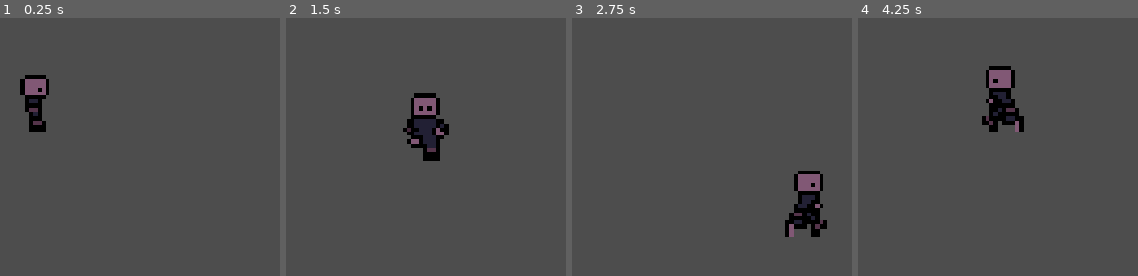
Above: before the commit, frames 1-4 (left to right).
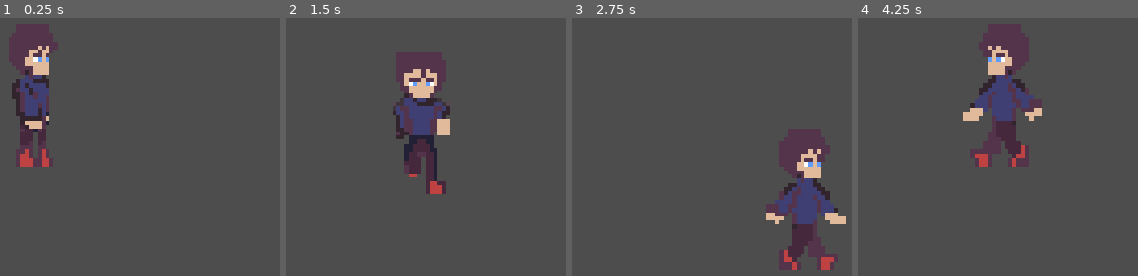
Above: after the commit, the same moments.

Repository: OmegaThe1st/Datafall
Game: Godot game, scene res://scenes/main.tscn
Two runs of this game, one before a commit and one after it. Both use one fixed random seed, a clock stepped at 60 frames per second and the inputs below.
Inputs:
- Up to frame 1 (0.25 s): no input
- Up to frame 2 (1.5 s): hold D (right) 0.53-1.28 s; hold S (down) from 1.28 s (still down)
- Up to frame 3 (2.75 s): release S (down) at 2.03 s; hold D (right) from 2.03 s (still down)
- Up to frame 4 (4.25 s): release D (right) at 2.78 s; hold W (up) 2.78-3.53 s; hold A (left) from 3.53 s (still down)

The runs differ from the first frame. In frame 1, 6.6% of the frame differs, in the area x 3-21%, y 2-58%; in frame 2, 7.7%; in frame 3, 8.6%; in frame 4, 8.7%, in the area x 37-66%, y 2-58%.

Commit message:
adding player animations
revamped the player's idle and walking animations and added attack animations.

Diff:
--- a/scenes/player.tscn
+++ b/scenes/player.tscn
@@ -1,166 +1,286 @@
 [gd_scene format=3 uid="uid://cy3g2yivqu05y"]
 
-[ext_resource type="Texture2D" uid="uid://p652gp4os3n8" path="res://assets/images/datafall_player_sprite.png" id="1_3vyb7"]
 [ext_resource type="Script" uid="uid://df6wjgweq2a78" path="res://scripts/player.gd" id="1_g2els"]
-
-[sub_resource type="AtlasTexture" id="AtlasTexture_g2els"]
-atlas = ExtResource("1_3vyb7")
-region = Rect2(0, 90, 18, 18)
+[ext_resource type="Texture2D" uid="uid://e8mwbkfq27u7" path="res://assets/images/datafall_player_basic_attack_spritesheet-export.png" id="2_dqkch"]
+[ext_resource type="Texture2D" uid="uid://blvytu83ulkpj" path="res://assets/images/datafall_player_idle_spritesheet.png" id="2_qhqgy"]
+[ext_resource type="Texture2D" uid="uid://ii3h3drnoh2o" path="res://assets/images/datafall_player_walk_spritesheet.png" id="3_qhqgy"]
+
+[sub_resource type="AtlasTexture" id="AtlasTexture_jc3p3"]
+atlas = ExtResource("2_dqkch")
+region = Rect2(0, 68, 32, 34)
+
+[sub_resource type="AtlasTexture" id="AtlasTexture_hax0n"]
+atlas = ExtResource("2_dqkch")
+region = Rect2(32, 68, 32, 34)
+
+[sub_resource type="AtlasTexture" id="AtlasTexture_t4otl"]
+atlas = ExtResource("2_dqkch")
+region = Rect2(64, 68, 32, 34)
+
+[sub_resource type="AtlasTexture" id="AtlasTexture_j2b1d"]
+atlas = ExtResource("2_dqkch")
+region = Rect2(96, 68, 32, 34)
+
+[sub_resource type="AtlasTexture" id="AtlasTexture_cs1tg"]
+atlas = ExtResource("2_dqkch")
+region = Rect2(128, 68, 32, 34)
+
+[sub_resource type="AtlasTexture" id="AtlasTexture_2dvfe"]
+atlas = ExtResource("2_dqkch")
+region = Rect2(160, 68, 32, 34)
+
+[sub_resource type="AtlasTexture" id="AtlasTexture_giy8y"]
+atlas = ExtResource("2_dqkch")
+region = Rect2(0, 0, 32, 34)
+
+[sub_resource type="AtlasTexture" id="AtlasTexture_fdfoy"]
+atlas = ExtResource("2_dqkch")
+region = Rect2(32, 0, 32, 34)
+
+[sub_resource type="AtlasTexture" id="AtlasTexture_hhpqf"]
+atlas = ExtResource("2_dqkch")
+region = Rect2(64, 0, 32, 34)
+
+[sub_resource type="AtlasTexture" id="AtlasTexture_g5jhy"]
+atlas = ExtResource("2_dqkch")
+region = Rect2(96, 0, 32, 34)
+
+[sub_resource type="AtlasTexture" id="AtlasTexture_holxr"]
+atlas = ExtResource("2_dqkch")
+region = Rect2(128, 0, 32, 34)
+
+[sub_resource type="AtlasTexture" id="AtlasTexture_mx1m4"]
+atlas = ExtResource("2_dqkch")
+region = Rect2(160, 0, 32, 34)
+
+[sub_resource type="AtlasTexture" id="AtlasTexture_4gjji"]
+atlas = ExtResource("2_dqkch")
+region = Rect2(0, 34, 32, 34)
+
+[sub_resource type="AtlasTexture" id="AtlasTexture_u2ulf"]
+atlas = ExtResource("2_dqkch")
+region = Rect2(32, 34, 32, 34)
+
+[sub_resource type="AtlasTexture" id="AtlasTexture_6e8lb"]
+atlas = ExtResource("2_dqkch")
+region = Rect2(64, 34, 32, 34)
+
+[sub_resource type="AtlasTexture" id="AtlasTexture_2gdjj"]
+atlas = ExtResource("2_dqkch")
+region = Rect2(96, 34, 32, 34)
+
+[sub_resource type="AtlasTexture" id="AtlasTexture_sc3ue"]
+atlas = ExtResource("2_dqkch")
+region = Rect2(128, 34, 32, 34)
+
+[sub_resource type="AtlasTexture" id="AtlasTexture_lxlsd"]
+atlas = ExtResource("2_dqkch")
+region = Rect2(160, 34, 32, 34)
 
 [sub_resource type="AtlasTexture" id="AtlasTexture_qhqgy"]
-atlas = ExtResource("1_3vyb7")
-region = Rect2(18, 90, 18, 18)
+atlas = ExtResource("2_qhqgy")
+region = Rect2(64, 0, 16, 34)
 
 [sub_resource type="AtlasTexture" id="AtlasTexture_dqkch"]
-atlas = ExtResource("1_3vyb7")
-region = Rect2(36, 90, 18, 18)
+atlas = ExtResource("2_qhqgy")
+region = Rect2(48, 0, 16, 34)
 
 [sub_resource type="AtlasTexture" id="AtlasTexture_qlg0r"]
-atlas = ExtResource("1_3vyb7")
-region = Rect2(54, 90, 18, 18)
+atlas = ExtResource("2_qhqgy")
+region = Rect2(32, 0, 16, 34)
 
 [sub_resource type="AtlasTexture" id="AtlasTexture_tuyoq"]
-atlas = ExtResource("1_3vyb7")
-region = Rect2(72, 90, 18, 18)
+atlas = ExtResource("2_qhqgy")
+region = Rect2(16, 0, 16, 34)
 
 [sub_resource type="AtlasTexture" id="AtlasTexture_fjrip"]
-atlas = ExtResource("1_3vyb7")
-region = Rect2(0, 90, 18, 18)
+atlas = ExtResource("2_qhqgy")
+region = Rect2(0, 0, 16, 34)
 
 [sub_resource type="AtlasTexture" id="AtlasTexture_smehm"]
-atlas = ExtResource("1_3vyb7")
-region = Rect2(18, 90, 18, 18)
+atlas = ExtResource("2_qhqgy")
+region = Rect2(0, 68, 16, 34)
 
 [sub_resource type="AtlasTexture" id="AtlasTexture_ur7pv"]
-atlas = ExtResource("1_3vyb7")
-region = Rect2(36, 90, 18, 18)
+atlas = ExtResource("2_qhqgy")
+region = Rect2(16, 68, 16, 34)
 
 [sub_resource type="AtlasTexture" id="AtlasTexture_y4r1p"]
-atlas = ExtResource("1_3vyb7")
-region = Rect2(54, 90, 18, 18)
+atlas = ExtResource("2_qhqgy")
+region = Rect2(32, 68, 16, 34)
 
 [sub_resource type="AtlasTexture" id="AtlasTexture_d2wvv"]
-atlas = ExtResource("1_3vyb7")
-region = Rect2(72, 90, 18, 18)
+atlas = ExtResource("2_qhqgy")
+region = Rect2(48, 68, 16, 34)
 
 [sub_resource type="AtlasTexture" id="AtlasTexture_3v2ag"]
-atlas = ExtResource("1_3vyb7")
-region = Rect2(0, 54, 18, 18)
+atlas = ExtResource("2_qhqgy")
+region = Rect2(64, 68, 16, 34)
 
 [sub_resource type="AtlasTexture" id="AtlasTexture_jej6c"]
-atlas = ExtResource("1_3vyb7")
-region = Rect2(18, 54, 18, 18)
+atlas = ExtResource("2_qhqgy")
+region = Rect2(0, 34, 16, 34)
 
 [sub_resource type="AtlasTexture" id="AtlasTexture_f1ej7"]
-atlas = ExtResource("1_3vyb7")
-region = Rect2(36, 54, 18, 18)
+atlas = ExtResource("2_qhqgy")
+region = Rect2(16, 34, 16, 34)
 
 [sub_resource type="AtlasTexture" id="AtlasTexture_oprun"]
-atlas = ExtResource("1_3vyb7")
-region = Rect2(54, 54, 18, 18)
+atlas = ExtResource("2_qhqgy")
+region = Rect2(32, 34, 16, 34)
 
 [sub_resource type="AtlasTexture" id="AtlasTexture_a8ls1"]
-atlas = ExtResource("1_3vyb7")
-region = Rect2(72, 54, 18, 18)
+atlas = ExtResource("2_qhqgy")
+region = Rect2(48, 34, 16, 34)
 
 [sub_resource type="AtlasTexture" id="AtlasTexture_qfm1y"]
-atlas = ExtResource("1_3vyb7")
-region = Rect2(0, 72, 18, 18)
+atlas = ExtResource("2_qhqgy")
+region = Rect2(64, 34, 16, 34)
 
 [sub_resource type="AtlasTexture" id="AtlasTexture_fulsm"]
-atlas = ExtResource("1_3vyb7")
-region = Rect2(18, 72, 18, 18)
+atlas = ExtResource("3_qhqgy")
+region = Rect2(0, 0, 19, 34)
 
 [sub_resource type="AtlasTexture" id="AtlasTexture_4r5pv"]
-atlas = ExtResource("1_3vyb7")
-region = Rect2(36, 72, 18, 18)
+atlas = ExtResource("3_qhqgy")
+region = Rect2(19, 0, 19, 34)
 
 [sub_resource type="AtlasTexture" id="AtlasTexture_60mlk"]
-atlas = ExtResource("1_3vyb7")
-region = Rect2(54, 72, 18, 18)
+atlas = ExtResource("3_qhqgy")
+region = Rect2(38, 0, 19, 34)
 
 [sub_resource type="AtlasTexture" id="AtlasTexture_i4ail"]
-atlas = ExtResource("1_3vyb7")
-region = Rect2(72, 72, 18, 18)
+atlas = ExtResource("3_qhqgy")
+region = Rect2(57, 0, 19, 34)
 
 [sub_resource type="AtlasTexture" id="AtlasTexture_a38lo"]
-atlas = ExtResource("1_3vyb7")
-region = Rect2(0, 36, 18, 18)
+atlas = ExtResource("3_qhqgy")
+region = Rect2(76, 0, 19, 34)
 
 [sub_resource type="AtlasTexture" id="AtlasTexture_4ni07"]
-atlas = ExtResource("1_3vyb7")
-region = Rect2(18, 36, 18, 18)
+atlas = ExtResource("3_qhqgy")
+region = Rect2(95, 0, 19, 34)
 
 [sub_resource type="AtlasTexture" id="AtlasTexture_l71n6"]
-atlas = ExtResource("1_3vyb7")
-region = Rect2(36, 36, 18, 18)
+atlas = ExtResource("3_qhqgy")
+region = Rect2(0, 34, 19, 34)
 
 [sub_resource type="AtlasTexture" id="AtlasTexture_ke2ow"]
-atlas = ExtResource("1_3vyb7")
-region = Rect2(54, 36, 18, 18)
+atlas = ExtResource("3_qhqgy")
+region = Rect2(19, 34, 19, 34)
 
 [sub_resource type="AtlasTexture" id="AtlasTexture_ujl30"]
-atlas = ExtResource("1_3vyb7")
-region = Rect2(72, 36, 18, 18)
+atlas = ExtResource("3_qhqgy")
+region = Rect2(38, 34, 19, 34)
 
 [sub_resource type="AtlasTexture" id="AtlasTexture_31cv2"]
-atlas = ExtResource("1_3vyb7")
-region = Rect2(90, 36, 18, 18)
+atlas = ExtResource("3_qhqgy")
+region = Rect2(57, 34, 19, 34)
 
 [sub_resource type="AtlasTexture" id="AtlasTexture_pf23h"]
-atlas = ExtResource("1_3vyb7")
-region = Rect2(0, 18, 18, 18)
+atlas = ExtResource("3_qhqgy")
+region = Rect2(76, 34, 19, 34)
 
 [sub_resource type="AtlasTexture" id="AtlasTexture_dt7fs"]
-atlas = ExtResource("1_3vyb7")
-region = Rect2(18, 18, 18, 18)
+atlas = ExtResource("3_qhqgy")
+region = Rect2(95, 34, 19, 34)
 
 [sub_resource type="AtlasTexture" id="AtlasTexture_wqfne"]
-atlas = ExtResource("1_3vyb7")
-region = Rect2(36, 18, 18, 18)
+atlas = ExtResource("3_qhqgy")
+region = Rect2(0, 68, 19, 34)
 
 [sub_resource type="AtlasTexture" id="AtlasTexture_wnwbv"]
-atlas = ExtResource("1_3vyb7")
-region = Rect2(54, 18, 18, 18)
+atlas = ExtResource("3_qhqgy")
+region = Rect2(19, 68, 19, 34)
 
 [sub_resource type="AtlasTexture" id="AtlasTexture_gl8cc"]
-atlas = ExtResource("1_3vyb7")
-region = Rect2(72, 18, 18, 18)
+atlas = ExtResource("3_qhqgy")
+region = Rect2(38, 68, 19, 34)
 
 [sub_resource type="AtlasTexture" id="AtlasTexture_487ah"]
-atlas = ExtResource("1_3vyb7")
-region = Rect2(90, 18, 18, 18)
+atlas = ExtResource("3_qhqgy")
+region = Rect2(57, 68, 19, 34)
 
 [sub_resource type="AtlasTexture" id="AtlasTexture_md1ol"]
-atlas = ExtResource("1_3vyb7")
-region = Rect2(0, 0, 18, 18)
+atlas = ExtResource("3_qhqgy")
+region = Rect2(76, 68, 19, 34)
 
 [sub_resource type="AtlasTexture" id="AtlasTexture_bj30b"]
-atlas = ExtResource("1_3vyb7")
-region = Rect2(18, 0, 18, 18)
-
-[sub_resource type="AtlasTexture" id="AtlasTexture_jc3p3"]
-atlas = ExtResource("1_3vyb7")
-region = Rect2(36, 0, 18, 18)
-
-[sub_resource type="AtlasTexture" id="AtlasTexture_hax0n"]
-atlas = ExtResource("1_3vyb7")
-region = Rect2(54, 0, 18, 18)
-
-[sub_resource type="AtlasTexture" id="AtlasTexture_t4otl"]
-atlas = ExtResource("1_3vyb7")
-region = Rect2(72, 0, 18, 18)
-
-[sub_resource type="AtlasTexture" id="AtlasTexture_j2b1d"]
-atlas = ExtResource("1_3vyb7")
-region = Rect2(90, 0, 18, 18)
+atlas = ExtResource("3_qhqgy")
+region = Rect2(95, 68, 19, 34)
 
 [sub_resource type="SpriteFrames" id="SpriteFrames_28vbx"]
 animations = [{
 "frames": [{
 "duration": 1.0,
-"texture": SubResource("AtlasTexture_g2els")
-}, {
+"texture": SubResource("AtlasTexture_jc3p3")
+}, {
+"duration": 1.0,
+"texture": SubResource("AtlasTexture_hax0n")
+}, {
+"duration": 1.0,
+"texture": SubResource("AtlasTexture_t4otl")
+}, {
+"duration": 1.0,
+"texture": SubResource("AtlasTexture_j2b1d")
+}, {
+"duration": 1.0,
+"texture": SubResource("AtlasTexture_cs1tg")
+}, {
+"duration": 1.0,
+"texture": SubResource("AtlasTexture_2dvfe")
+}],
+"loop": 0,
+"name": &"attack_down",
+"speed": 8.0
+}, {
+"frames": [{
+"duration": 1.0,
+"texture": SubResource("AtlasTexture_giy8y")
+}, {
+"duration": 1.0,
+"texture": SubResource("AtlasTexture_fdfoy")
+}, {
+"duration": 1.0,
+"texture": SubResource("AtlasTexture_hhpqf")
+}, {
+"duration": 1.0,
+"texture": SubResource("AtlasTexture_g5jhy")
+}, {
+"duration": 1.0,
+"texture": SubResource("AtlasTexture_holxr")
+}, {
+"duration": 1.0,
+"texture": SubResource("AtlasTexture_mx1m4")
+}],
+"loop": 0,
+"name": &"attack_right",
+"speed": 7.0
+}, {
+"frames": [{
+"duration": 1.0,
+"texture": SubResource("AtlasTexture_4gjji")
+}, {
+"duration": 1.0,
+"texture": SubResource("AtlasTexture_u2ulf")
+}, {
+"duration": 1.0,
+"texture": SubResource("AtlasTexture_6e8lb")
+}, {
+"duration": 1.0,
+"texture": SubResource("AtlasTexture_2gdjj")
+}, {
+"duration": 1.0,
+"texture": SubResource("AtlasTexture_sc3ue")
+}, {
+"duration": 1.0,
+"texture": SubResource("AtlasTexture_lxlsd")
+}],
+"loop": 0,
+"name": &"attack_up",
+"speed": 7.0
+}, {
+"frames": [{
 "duration": 1.0,
 "texture": SubResource("AtlasTexture_qhqgy")
 }, {
@@ -175,7 +295,12 @@
 }, {
 "duration": 1.0,
 "texture": SubResource("AtlasTexture_fjrip")
-}, {
+}],
+"loop": 1,
+"name": &"idle_down",
+"speed": 3.0
+}, {
+"frames": [{
 "duration": 1.0,
 "texture": SubResource("AtlasTexture_smehm")
 }, {
@@ -187,15 +312,15 @@
 }, {
 "duration": 1.0,
 "texture": SubResource("AtlasTexture_d2wvv")
-}],
-"loop": 1,
-"name": &"idle_down",
-"speed": 5.0
-}, {
-"frames": [{
+}, {
 "duration": 1.0,
 "texture": SubResource("AtlasTexture_3v2ag")
-}, {
+}],
+"loop": 1,
+"name": &"idle_right",
+"speed": 3.0
+}, {
+"frames": [{
 "duration": 1.0,
 "texture": SubResource("AtlasTexture_jej6c")
 }, {
@@ -207,15 +332,15 @@
 }, {
 "duration": 1.0,
 "texture": SubResource("AtlasTexture_a8ls1")
-}],
-"loop": 1,
-"name": &"idle_right",
-"speed": 5.0
-}, {
-"frames": [{
+}, {
 "duration": 1.0,
 "texture": SubResource("AtlasTexture_qfm1y")
-}, {
+}],
+"loop": 1,
+"name": &"idle_up",
+"speed": 3.0
+}, {
+"frames": [{
 "duration": 1.0,
 "texture": SubResource("AtlasTexture_fulsm")
 }, {
@@ -227,29 +352,12 @@
 }, {
 "duration": 1.0,
 "texture": SubResource("AtlasTexture_i4ail")
-}],
-"loop": 1,
-"name": &"idle_up",
-"speed": 5.0
-}, {
-"frames": [{
+}, {
 "duration": 1.0,
 "texture": SubResource("AtlasTexture_a38lo")
 }, {
 "duration": 1.0,
 "texture": SubResource("AtlasTexture_4ni07")
-}, {
-"duration": 1.0,
-"texture": SubResource("AtlasTexture_l71n6")
-}, {
-"duration": 1.0,
-"texture": SubResource("AtlasTexture_ke2ow")
-}, {
-"duration": 1.0,
-"texture": SubResource("AtlasTexture_ujl30")
-}, {
-"duration": 1.0,
-"texture": SubResource("AtlasTexture_31cv2")
 }],
 "loop": 1,
 "name": &"walk_down",
@@ -257,22 +365,22 @@
 }, {
 "frames": [{
 "duration": 1.0,
+"texture": SubResource("AtlasTexture_l71n6")
+}, {
+"duration": 1.0,
+"texture": SubResource("AtlasTexture_ke2ow")
+}, {
+"duration": 1.0,
+"texture": SubResource("AtlasTexture_ujl30")
+}, {
+"duration": 1.0,
+"texture": SubResource("AtlasTexture_31cv2")
+}, {
+"duration": 1.0,
 "texture": SubResource("AtlasTexture_pf23h")
 }, {
 "duration": 1.0,
 "texture": SubResource("AtlasTexture_dt7fs")
-}, {
-"duration": 1.0,
-"texture": SubResource("AtlasTexture_wqfne")
-}, {
-"duration": 1.0,
-"texture": SubResource("AtlasTexture_wnwbv")
-}, {
-"duration": 1.0,
-"texture": SubResource("AtlasTexture_gl8cc")
-}, {
-"duration": 1.0,
-"texture": SubResource("AtlasTexture_487ah")
 }],
 "loop": 1,
 "name": &"walk_right",
@@ -280,22 +388,22 @@
 }, {
 "frames": [{
 "duration": 1.0,
+"texture": SubResource("AtlasTexture_wqfne")
+}, {
+"duration": 1.0,
+"texture": SubResource("AtlasTexture_wnwbv")
+}, {
+"duration": 1.0,
+"texture": SubResource("AtlasTexture_gl8cc")
+}, {
+"duration": 1.0,
+"texture": SubResource("AtlasTexture_487ah")
+}, {
+"duration": 1.0,
 "texture": SubResource("AtlasTexture_md1ol")
 }, {
 "duration": 1.0,
 "texture": SubResource("AtlasTexture_bj30b")
-}, {
-"duration": 1.0,
-"texture": SubResource("AtlasTexture_jc3p3")
-}, {
-"duration": 1.0,
-"texture": SubResource("AtlasTexture_hax0n")
-}, {
-"duration": 1.0,
-"texture": SubResource("AtlasTexture_t4otl")
-}, {
-"duration": 1.0,
-"texture": SubResource("AtlasTexture_j2b1d")
 }],
 "loop": 1,
 "name": &"walk_up",
@@ -307,5 +415,4 @@
 
 [node name="AnimatedSprite2D" type="AnimatedSprite2D" parent="." unique_id=125196921]
 sprite_frames = SubResource("SpriteFrames_28vbx")
-animation = &"walk_up"
-frame_progress = 0.23058072
+animation = &"attack_right"
--- a/scripts/player.gd
+++ b/scripts/player.gd
@@ -10,6 +10,7 @@
 	# Get the input direction and handle the movement/deceleration.
 	# As good practice, you should replace UI actions with custom gameplay actions.
 	process_movement()
+	process_anim()
 	move_and_slide()
 
 func process_movement() -> void:
@@ -21,13 +22,11 @@
 	else:
 		velocity = Vector2.ZERO
 
-	process_anim(last_direction)
-
-func process_anim(direction) -> void:
+func process_anim() -> void:
 	if velocity != Vector2.ZERO:
-		play_anim("walk", direction)
+		play_anim("walk", last_direction)
 	else:
-		play_anim("idle", direction)
+		play_anim("idle", last_direction)
 
 func play_anim(prefix: String, dir: Vector2) -> void:
 	if dir.x != 0:
Binary file added: assets/images/datafall_player_basic_attack_spritesheet-export.png
Not shown, added: assets/images/datafall_player_basic_attack_spritesheet-export.png.import
Binary file added: assets/images/datafall_player_idle_spritesheet.aseprite
Binary file added: assets/images/datafall_player_idle_spritesheet.png
Not shown, added: assets/images/datafall_player_idle_spritesheet.png.import
Binary file added: assets/images/datafall_player_walk_spritesheet.png
Not shown, added: assets/images/datafall_player_walk_spritesheet.png.import
